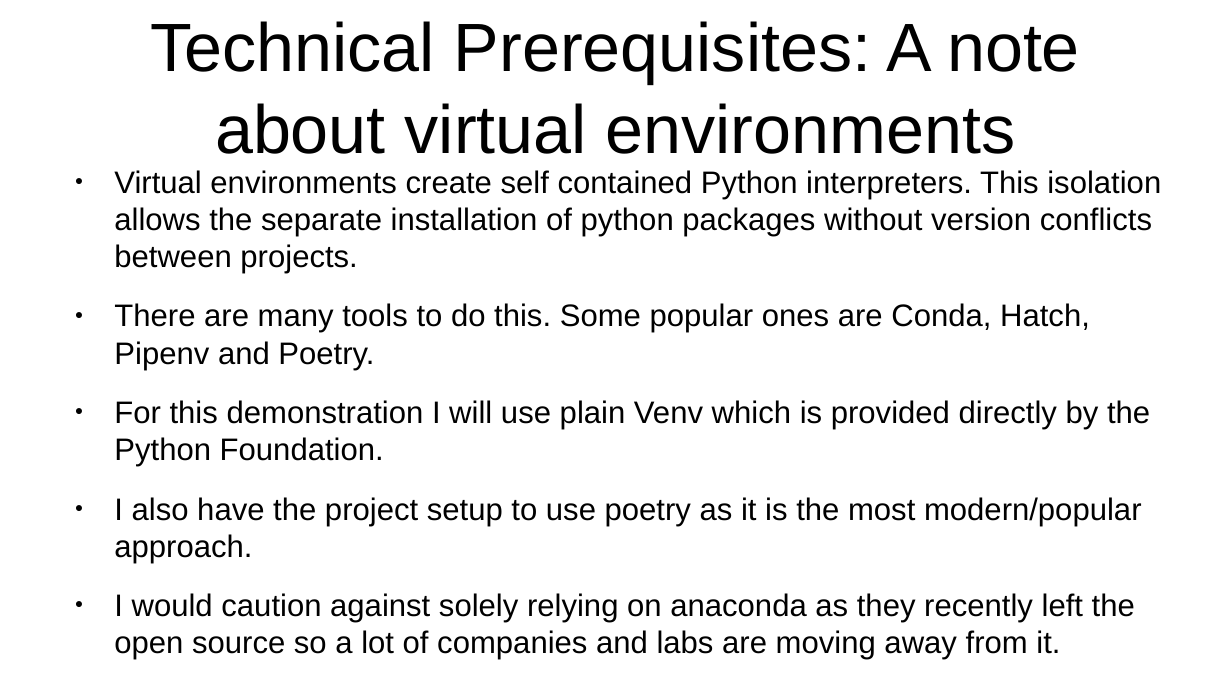
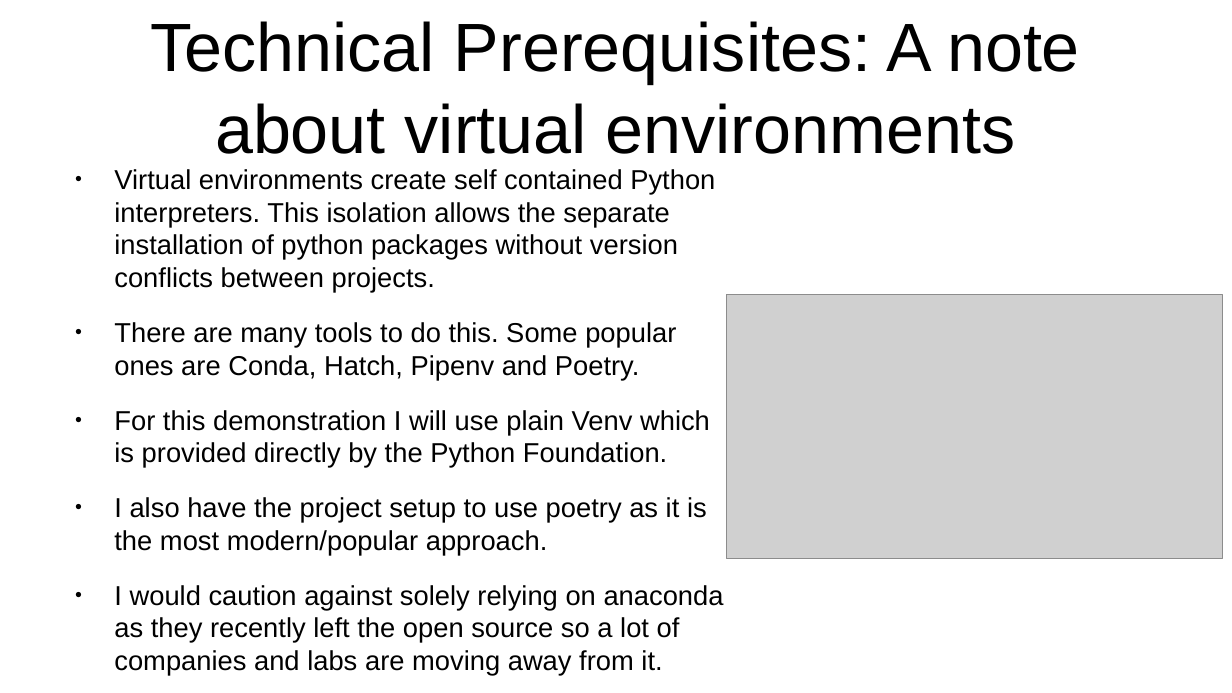
Before and after one commit to buzgalbraith/data-processing-workshop, a slide deck: slide 5 of slides/data_processing_slides.odp. Drawn at 1232x693 pixels with LibreOffice and Linux fonts; fonts in the diff are those of the drawing; grey boxes stand for pictures. Boxes give left, top, right and bottom in pixels: in the first picture for what was removed or moved away, otherwise in the second. Text is boxed around its words. In the diff, an @@ line names an element or a change of style, - is before the commit and + after.

```diff
--- a/slides/data_processing_slides.odp
+++ b/slides/data_processing_slides.odp
@@ text "Virtual environments create self contained ..." at <box>114,169,724,642</box>: size 20 to 17.6 pt @@
@@ picture added at <box>727,294,1223,559</box> @@
```
Also in this commit, not shown: 9 other slides changed, 1 slide added, 2 other files.
